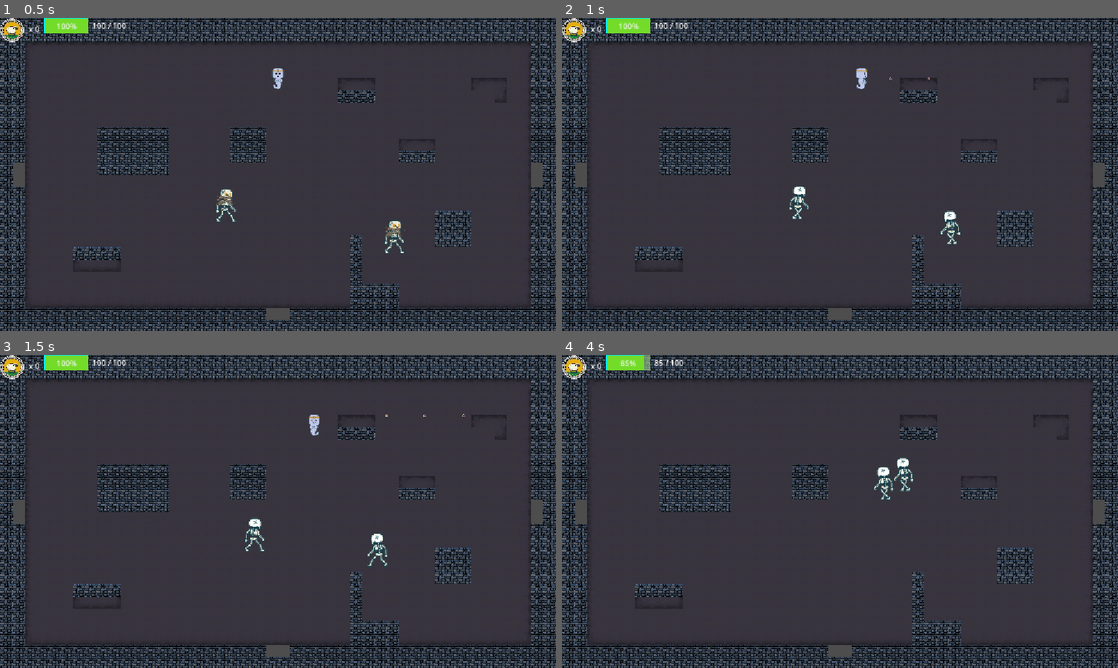
Above: before the commit, frames 1-4 (two rows, left to right).
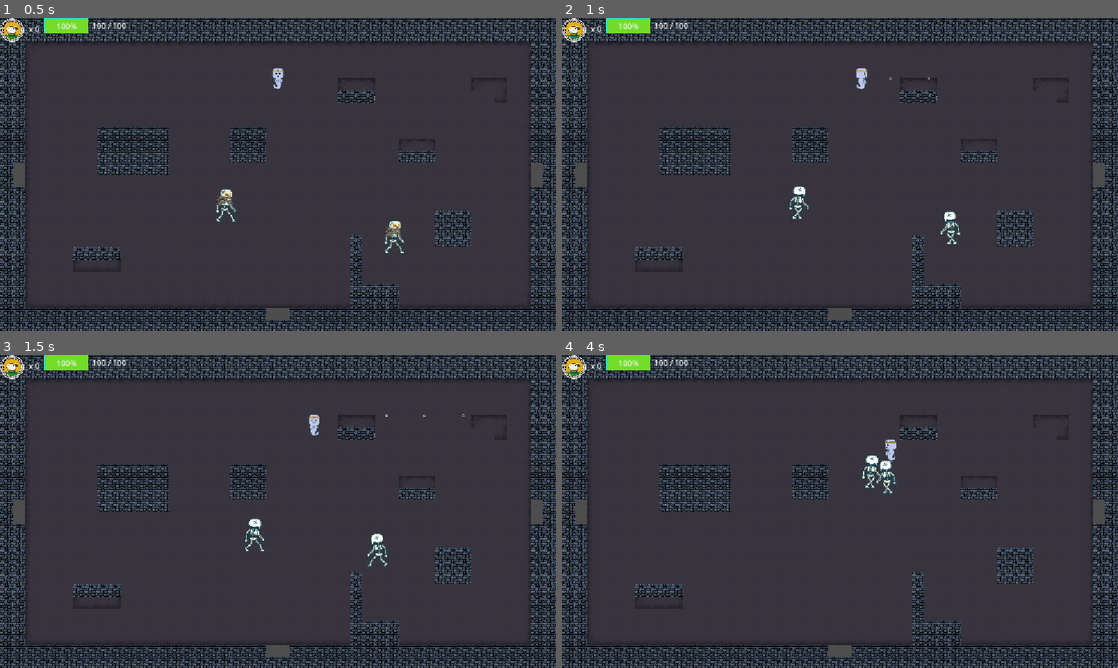
Above: after the commit, the same moments.

Repository: Eliezer15BR/InkarriDevelopment
Game: Godot game, scene res://escenas/principal_screen/principal_screen.tscn
Two runs of this game, one before a commit and one after it. Both use one fixed random seed, a clock stepped at 60 frames per second and the inputs below.
Inputs:
- Up to frame 1 (0.5 s): no input
- Up to frame 2 (1 s): hold Right (ui_right) from 0.53 s (still down); hold D (der) from 0.53 s (still down)
- Up to frame 3 (1.5 s): release Right (ui_right) at 1.28 s; release D (der) at 1.28 s; hold S (abajo) from 1.28 s (still down); tap E (interactuar) at 1.35 s
- Up to frame 4 (4 s): release S (abajo) at 2.03 s; hold Right (ui_right) 2.03-2.78 s; hold D (der) 2.03-2.78 s; hold W (arriba) 2.78-3.53 s; tap E (interactuar) at 2.85 s; hold A (izq) from 3.53 s (still down); hold D (der) from 3.53 s (still down)

Frame 1 is identical in both runs. In frame 2, less than 0.1% of the frame differs, in the area x 68-72%, y 61-73%; in frame 3, less than 0.1%; in frame 4, 0.9%, in the area x 10-64%, y 0-47%.

Commit message:
Skeleton route changed

Diff:
--- a/escenas/enemigos/esqueleto.gd
+++ b/escenas/enemigos/esqueleto.gd
@@ -1,19 +1,30 @@
 extends EnemyBase
+enum LadoObjetivo{
+	IZQ, DER
+}
 @export var navigation_agent: NavigationAgent2D
 @export var area_dano: Area2D
 @export var animacion: AnimatedSprite2D
+@export var lado_objetivo:LadoObjetivo = LadoObjetivo.IZQ
 var player: CharacterBody2D = null
+var objetivo: Marker2D=null
 func _ready():
 	super._ready()
-	navigation_agent.radius = 16.0
-	navigation_agent.avoidance_enabled = true
 	player = get_tree().get_first_node_in_group("player")
+	if player==null: return
+	if lado_objetivo==LadoObjetivo.IZQ: objetivo=player.get_node("EnemyTargetL")
+	else: objetivo=player.get_node("EnemyTargetR")
 	await get_tree().physics_frame
 
 func _physics_process(_delta: float) -> void:
 	procesar_dano()
-	if player == null or not is_instance_valid(player): return
-	navigation_agent.target_position = player.global_position
+	if objetivo==null or not is_instance_valid(objetivo): return
+	var mapa:=navigation_agent.get_navigation_map()
+	var destino_valido:=NavigationServer2D.map_get_closest_point(
+		mapa, objetivo.global_position
+	)
+	if navigation_agent.target_position.distance_to(destino_valido)>8.0:
+		navigation_agent.target_position=destino_valido
 	if navigation_agent.is_navigation_finished():
 		velocity = Vector2(0, 0)
 		return
--- a/escenas/personaje/character_body_2d.tscn
+++ b/escenas/personaje/character_body_2d.tscn
@@ -173,3 +173,9 @@
 
 [node name="Contador" parent="CanvasLayer" unique_id=219206262 node_paths=PackedStringArray("player") instance=ExtResource("5_5gj2m")]
 player = NodePath("../..")
+
+[node name="EnemyTargetL" type="Marker2D" parent="." unique_id=861870649]
+position = Vector2(-30, 0)
+
+[node name="EnemyTargetR" type="Marker2D" parent="." unique_id=991006152]
+position = Vector2(30, 0)
